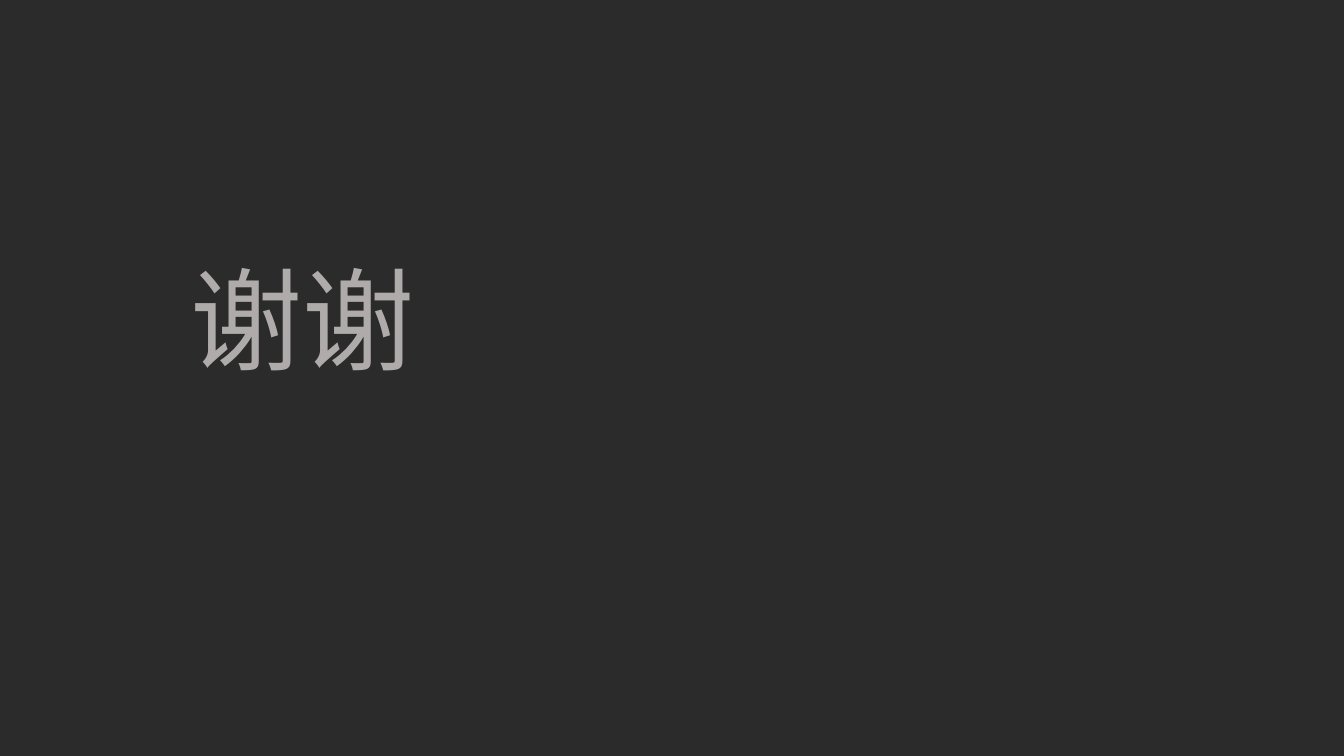
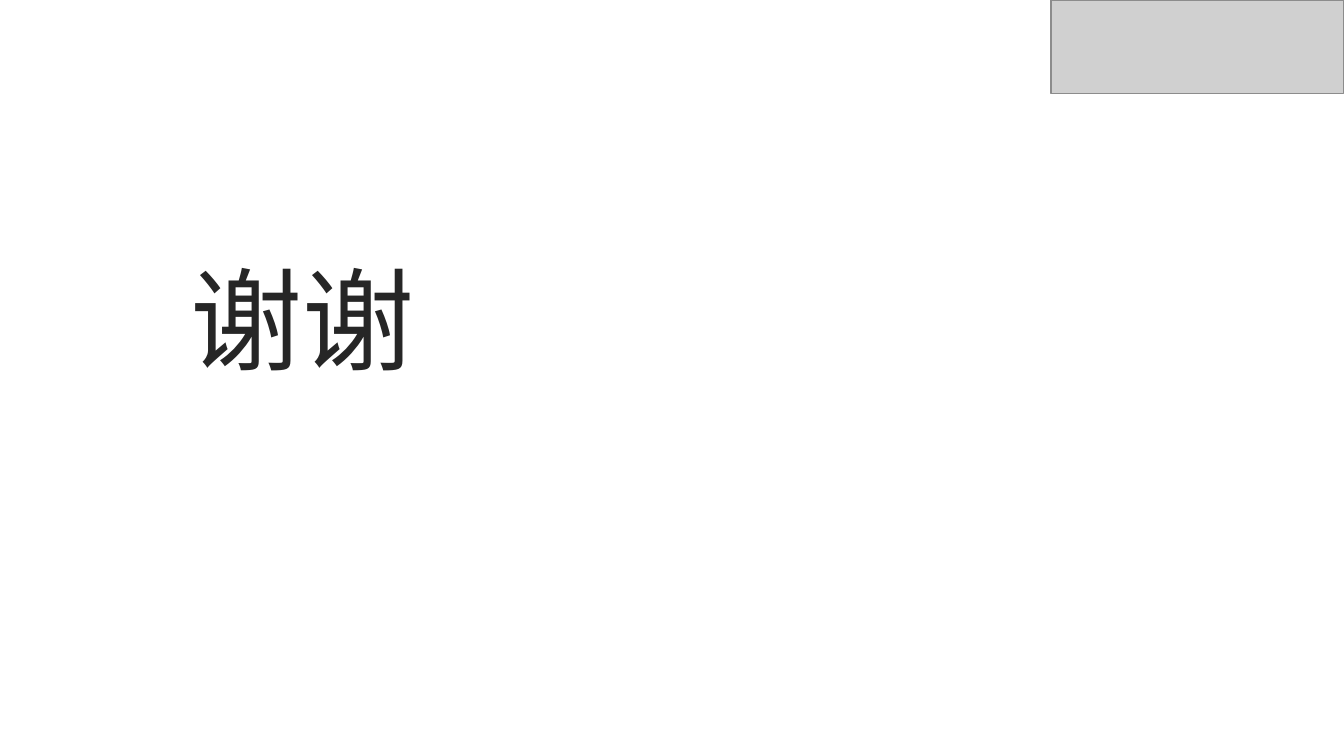
Before and after one commit to ivaneye/ivaneye.github.com, a slide deck: slide 14 of source/ppt/work/焦点服务化框架Hydra的演变-王一帆.pptx (slide 16 before the commit). Drawn at 1344x756 pixels with LibreOffice and Linux fonts; fonts in the diff are those of the drawing; grey boxes stand for pictures; background and template pictures are left out; a plain dark background stands for a picture behind light text. Boxes give left, top, right and bottom in pixels: in the first picture for what was removed or moved away, otherwise in the second. Text is boxed around its words. In the diff, an @@ line names an element or a change of style, - is before the commit and + after.

```diff
--- a/source/ppt/work/焦点服务化框架Hydra的演变-王一帆.pptx
+++ b/source/ppt/work/焦点服务化框架Hydra的演变-王一帆.pptx
@@ background picture (left out) to #FFFFFF @@
@@ picture added at [1052, 0, 1344, 94] @@
@@ title "谢谢" at [191, 268, 415, 371]: text colour #AFABAB to #262626 @@
```
Also in this commit, not shown: 10 other slides changed, 3 slides added, 5 slides removed, 2 other files.
